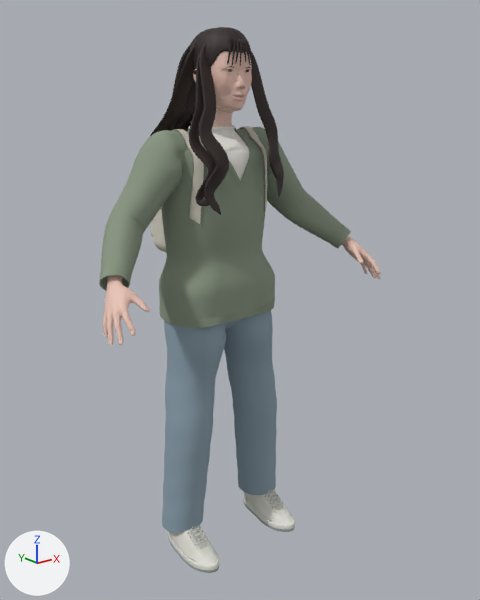
The glTF model public/assets/characters/student-female.glb, before and after one commit.
The view is the same before and after, from a 50 mm lens placed at (-1.295, -2.166, -0.984), pointed at (0.059, -0.473, -1.661). The axes (+X, +Y, +Z) are drawn at lower left. The lights are the same throughout. The picture after the commit comes second.

The older version as bpy lines, for what is in view:
```python
me_mesh_16 = bpy.data.meshes.new('Mesh_16')
me_mesh_16.from_pydata(...)  # 1656 vertices, 3288 faces; spans x -0.23..0.23, y -0.637..-0.357, z -2.552..-2.44
me_mesh_16.materials.append(mat_student_shoe_rubber)
me_mesh_17 = bpy.data.meshes.new('Mesh_17')
me_mesh_17.from_pydata(...)  # 2422 vertices, 4764 faces; spans x -0.227..0.227, y -0.631..-0.363, z -2.523..-2.429
me_mesh_17.materials.append(mat_student_shoe_canvas)
me_mesh_2 = bpy.data.meshes.new('Mesh_2')
me_mesh_2.from_pydata(...)  # 7094 vertices, 14112 faces; spans x -0.173..0.173, y -0.6..-0.204, z -1.332..-0.801
me_mesh_2.materials.append(mat_student_sculpted_hair)
ob_long_separated_wavy_hair_and_thin_bangs = bpy.data.objects.new('long separated wavy hair and thin bangs', me_mesh_2)
ob_long_separated_wavy_hair_and_thin_bangs.location = (0.0, 0.0, 0.0)
ob_student_shoe_canvas = bpy.data.objects.new('student-shoe-canvas', me_mesh_17)
ob_student_shoe_canvas.location = (0.0, 0.0, 0.0)
ob_student_shoe_rubber = bpy.data.objects.new('student-shoe-rubber', me_mesh_16)
ob_student_shoe_rubber.location = (0.0, 0.0, 0.0)
# also in view: 'straight leg trousers' at (0.0, -0.421, -2.032); 'student-tee' at (0.0, -0.45, -1.377); 'student-cotton' at (0.0, -0.43, -1.38); 'soft face neck and hands' at (0.0, -0.536, -1.217); 'student-rib-knit' at (0.0, -0.44, -1.4)
```
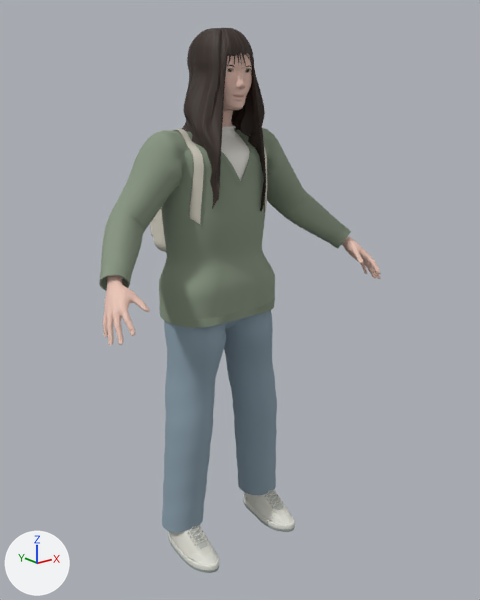
Where the change shows, as pixel boxes [x1, y1, x2, y2] in the pictures (480 x 600 px):
'long separated wavy hair and thin bangs', deleted: before [150, 27, 284, 215]
'continuous long wavy hair', added: after [182, 28, 266, 211]

The change, as a diff of the scene's bpy script:
```diff
--- a/public/assets/characters/student-female.glb.py
+++ b/public/assets/characters/student-female.glb.py
@@ me_mesh_2_1 @@
+me_mesh_2_1.from_pydata(...)  # 27421 vertices, 54814 faces; spans x -0.146..0.151, y -0.567..-0.28, z -1.353..-0.801
+me_mesh_2_1.materials.append(mat_student_sculpted_hair)
@@ ob_long_separated_wavy_hair_and_thin_bangs @@
-ob_long_separated_wavy_hair_and_thin_bangs = bpy.data.objects.new('long separated wavy hair and thin bangs', me_mesh_2)
-ob_long_separated_wavy_hair_and_thin_bangs.location = (0.0, 0.0, 0.0)
@@ ob_continuous_long_wavy_hair @@
+ob_continuous_long_wavy_hair = bpy.data.objects.new('continuous long wavy hair', me_mesh_2_1)
+ob_continuous_long_wavy_hair.location = (0.0, 0.0, 0.0)
```
